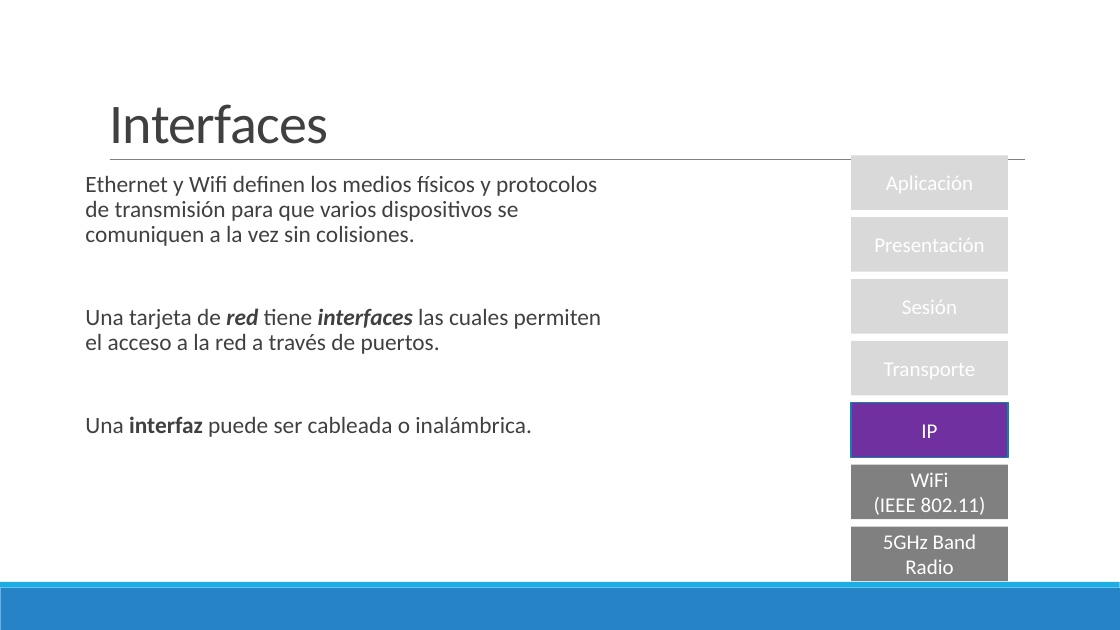
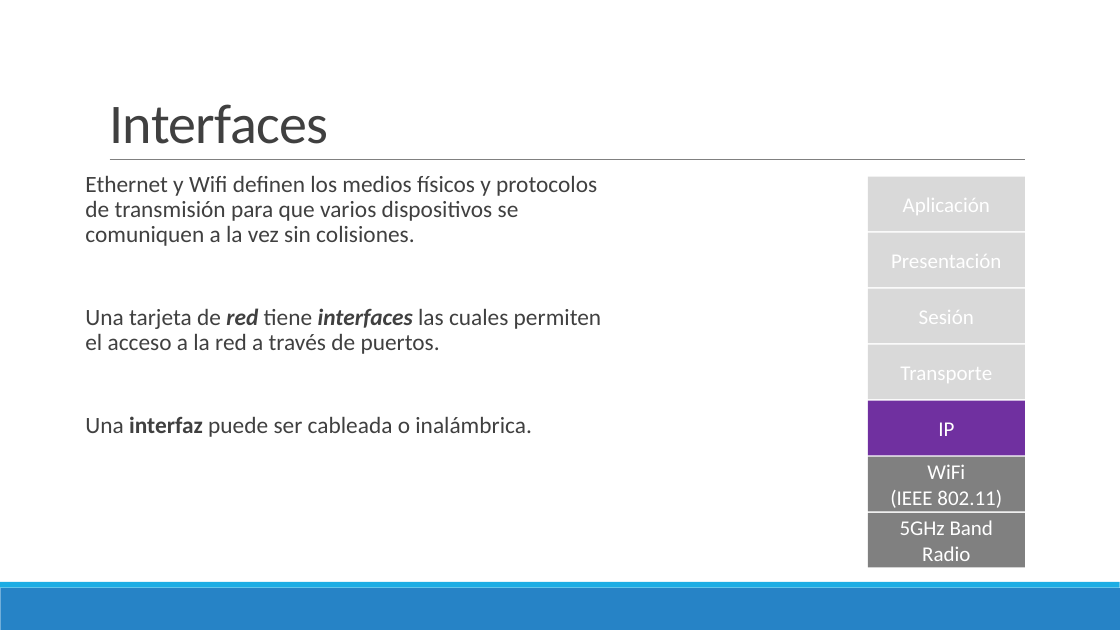
Before and after one commit to Domiciano/ProgramacionEnRed191, a slide deck: slide 5 of Semana 2/Presentación.pptx. Drawn at 1120x630 pixels with LibreOffice and Linux fonts; fonts in the diff are those of the drawing. Boxes give left, top, right and bottom in pixels: in the first picture for what was removed or moved away, otherwise in the second. Text is boxed around its words. In the diff, an @@ line names an element or a change of style, - is before the commit and + after.

```diff
--- a/Semana 2/Presentación.pptx
+++ b/Semana 2/Presentación.pptx
@@ rectangle "Aplicación": place and size @@
-rectangle "Aplicación" at box(851, 155, 1008, 210)
+rectangle "Aplicación" at box(868, 176, 1025, 231)
@@ text "Presentación" rewrapped from box(851, 218, 1008, 272) to box(891, 248, 1001, 274) @@
@@ text "Sesión" rewrapped from box(851, 279, 1008, 334) to box(919, 304, 974, 330) @@
@@ rectangle "Transporte": place and size @@
-rectangle "Transporte" at box(851, 341, 1008, 396)
+rectangle "Transporte" at box(868, 344, 1025, 399)
@@ rectangle "IP": place and size @@
-rectangle "IP" at box(851, 403, 1008, 458)
+rectangle "IP" at box(868, 401, 1025, 455)
@@ rectangle "IP" at box(868, 401, 1025, 455): outline #1580A9 1.25 pt to none @@
@@ rectangle "WiFi": place and size @@
-rectangle "WiFi" at box(851, 465, 1008, 519)
+rectangle "WiFi" at box(868, 457, 1025, 512)
@@ rectangle "5GHz Band Radio": place and size @@
-rectangle "5GHz Band Radio" at box(851, 527, 1008, 581)
+rectangle "5GHz Band Radio" at box(868, 513, 1025, 567)
```
Also in this commit, not shown: 4 other slides changed, 1 other file.
